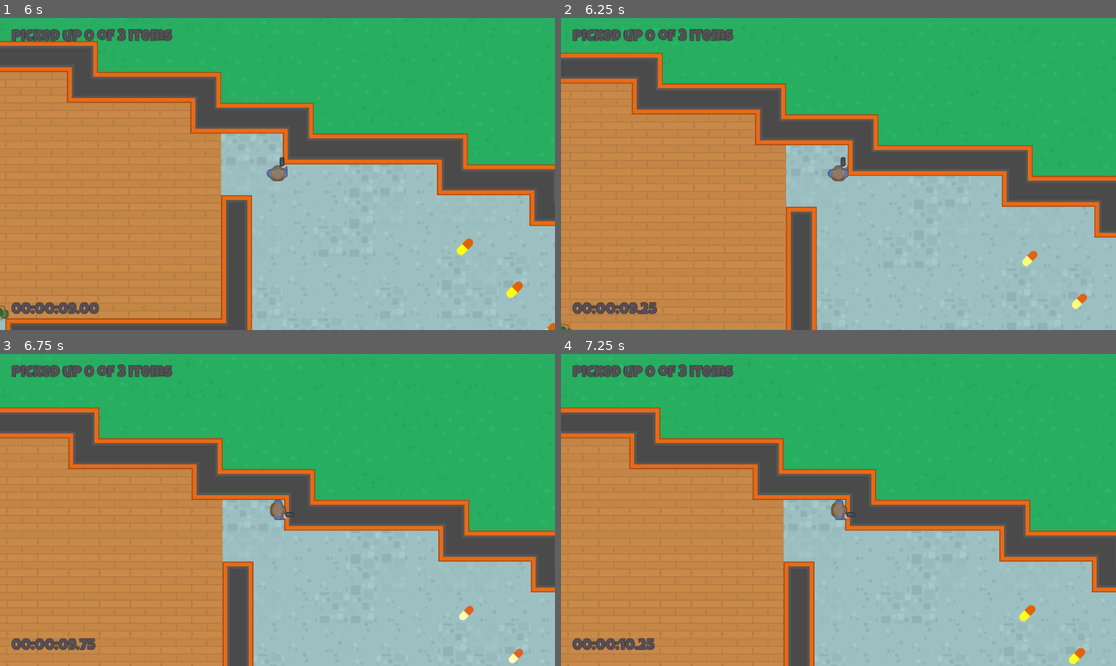
Above: before the commit, frames 1-4 (two rows, left to right).
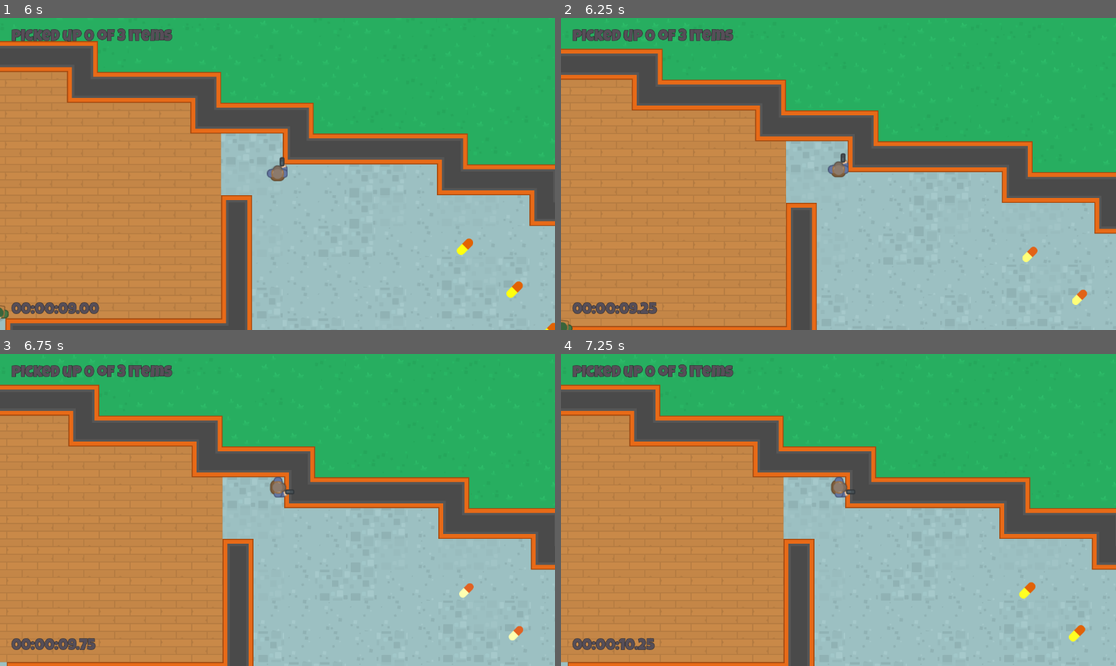
Above: after the commit, the same moments.

Repository: fj0lverkr/do-not-mind-me
Game: Godot game, scene res://scenes/main/main.tscn
Same seed, same stepped clock (60 frames per second), same inputs: the game is played once before the commit and once after it. Sound files missing from this copy of the repository are replaced by a short silence.
Inputs (mouse positions are in pixels of both pictures, inside the frame that each line leads up to):
- Up to frame 1 (6 s): click "Start Game" at 0.5 s; move the mouse to (249, 236) at 1.27 s; hold W (up) 1.28-2.78 s; click (249, 236) at 1.35 s; move the mouse to (444, 220) at 2.02 s; click (444, 220) at 2.1 s; move the mouse to (111, 127) at 2.77 s; hold A (left) 2.78-4.28 s; click (111, 127) at 2.85 s; move the mouse to (305, 174) at 3.52 s; click (305, 174) at 3.6 s; move the mouse to (194, 96) at 4.27 s; hold S (down) 4.28-5.03 s; click (194, 96) at 4.35 s; move the mouse to (399, 158) at 5.02 s; hold D (right) 5.03-5.78 s; click (399, 158) at 5.1 s; move the mouse to (166, 189) at 5.77 s; hold W (up) from 5.78 s (still down); click (166, 189) at 5.85 s
- Up to frame 2 (6.25 s): keep holding W (up)
- Up to frame 3 (6.75 s): move the mouse to (333, 441) at 6.52 s; release W (up) at 6.53 s; hold D (right) from 6.53 s (still down); click (333, 441) at 6.6 s
- Up to frame 4 (7.25 s): keep holding D (right)

Frame 1 is identical in both runs. In frame 2, 6.9% of the frame differs, in the area x 0-100%, y 9-100%; in frame 3, 19%; in frame 4, 19%.

Commit message:
Limit camera

Diff:
--- a/scenes/player/player.tscn
+++ b/scenes/player/player.tscn
@@ -20,3 +20,8 @@
 shape = SubResource("CapsuleShape2D_dxqci")
 
 [node name="Camera2D" type="Camera2D" parent="."]
+limit_left = 0
+limit_top = 0
+limit_right = 4500
+limit_bottom = 2300
+limit_smoothed = true
